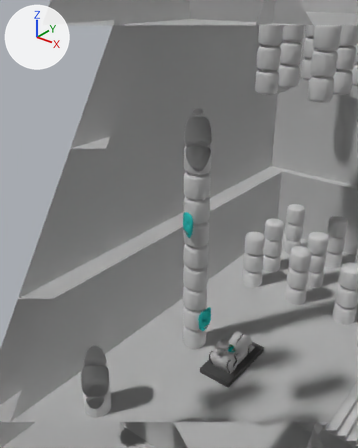
What one commit did to the Blender file android/assets/model/inside_level5_krigarnas_tempel.blend.
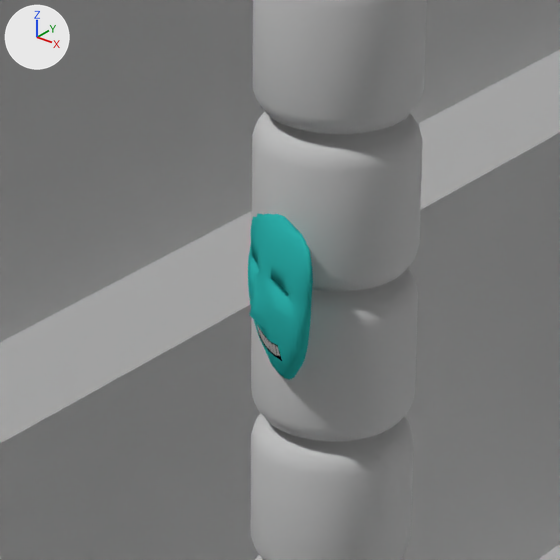
The first picture shows the older version from a 50 mm lens placed at (2.72, -28.07, 40.58), pointed at (-18.58, -1.45, 24.07). The close-ups show both versions on the part from 40% to 65% of the width and 40% to 59% of the height of that picture. Every picture has the same lights, and +X, +Y and +Z are marked at upper left. Everything nearer to the camera than a plane just in front of the edit is cut away.

The scene before the commit, as lines of its bpy script (objects in view):
```python
me_cube_003 = bpy.data.meshes.new('Cube.003')
me_cube_003.from_pydata([(25.0, -22.0, -25.0), (25.0, 28.0, -25.0), (25.0, 28.0, 25.0), (25.0, -22.0, 25.0), (-25.0, 28.0, 25.0), (-25.0, -22.0, 25.0), (-25.0, 28.0, -25.0), (-25.0, -22.0, -25.0)], [], [(0, 3, 2, 1), (3, 5, 4, 2), (5, 7, 6, 4), (1, 6, 7, 0), (0, 7, 5, 3), (4, 6, 1, 2)])
for i in [4]: me_cube_003.polygons[i].material_index = 1
me_cube_003.materials.append(mat_wall_001)  # its picture is missing
me_cube_003.materials.append(mat_floor_004)  # its picture is missing
me_cube_005 = bpy.data.meshes.new('Cube.005')
me_cube_005.from_pydata(...)  # 429 vertices, 242 faces; spans x -29.0..29.0, y -38.0..38.0, z -10.1..10.1
# faces by material slot: [229, 13]
me_cube_005.materials.append(mat_tempel)  # its picture is missing
me_cube_005.materials.append(mat_golv)  # its picture is missing
me_mask = bpy.data.meshes.new('mask')
me_mask.from_pydata(...)  # 480 vertices, 431 faces; spans x -0.86..0.86, y 0.0..0.43, z -1.01..1.03
me_mask.polygons.foreach_set('use_smooth', [True] * 431)
# faces by material slot: [386, 7, 38]
me_mask.materials.append(mat_hud)  # cyan #37d1cc
me_mask.materials.append(mat_tänder)  # light grey #d1d1d1
me_mask.materials.append(mat_svart)  # black #000000
ob_bigskybox = bpy.data.objects.new('bigskybox', me_cube_003)
ob_bigskybox.location = (0.0, 0.0, 22.0)
ob_bigskybox.rotation_euler = (1.571, 0.0, 0.0)  # degrees (90, 0, 0)
ob_krigarnas = bpy.data.objects.new('krigarnas', me_cube_005)
ob_krigarnas.location = (-10.0, 0.0, 10.0)
ob_krigarnas.rotation_euler = (0.0, 0.0, 3.142)  # degrees (0, 0, 180)
ob_mask_002 = bpy.data.objects.new('mask.002', me_mask)
ob_mask_002.location = (-18.0, -1.0, 24.0)
ob_mask_002.rotation_euler = (3.142, 0.0, -0.524)  # degrees (180, 0, -30)
# also in view: 'pillar.037' at (-18.0, 0.0, 21.0); 'pillar.038' at (-18.0, 0.0, 27.0)
```
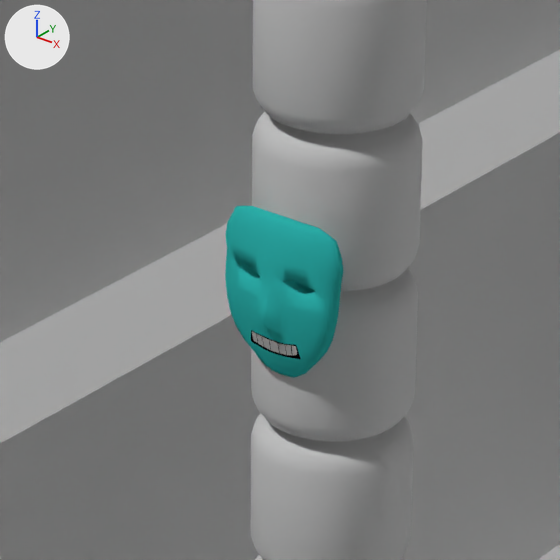
What differs and where, as boxes [x1, y1, x2, y2] in the close-ups (560 x 560 px):
```json
{"object": "mask.002", "change": "turned", "before": [248, 214, 313, 379], "after": [225, 206, 343, 377]}
```

Scene script edits in JSON lines:
```json
{"op": "set", "path": "ob_mask_002.rotation_euler", "old": "(3.142, 0.0, -0.524)", "new": "(3.142, 0.0, 0.0)", "note": "degrees (180, 0, -30) -> degrees (180, 0, 0)"}
```
